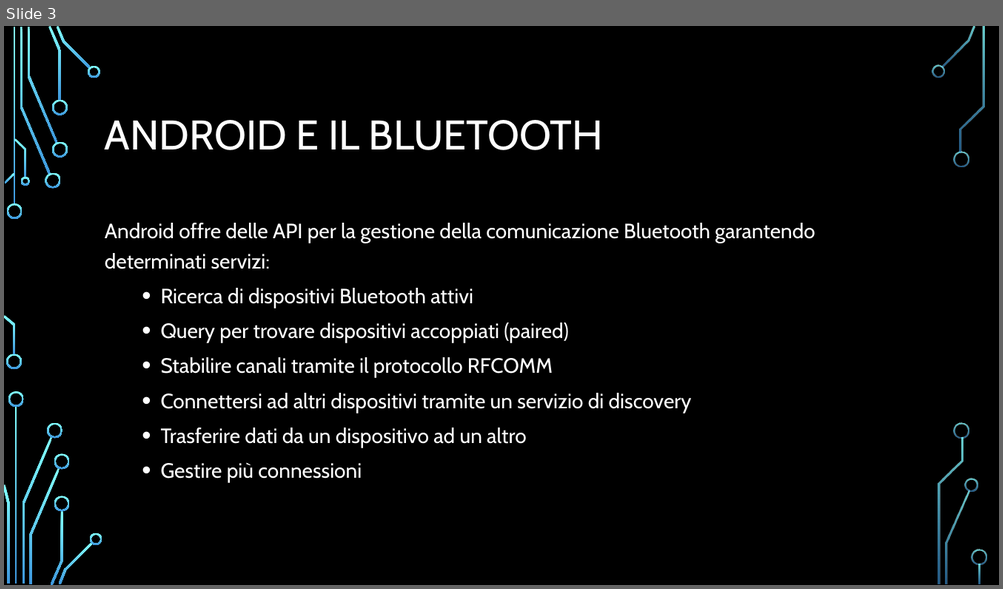
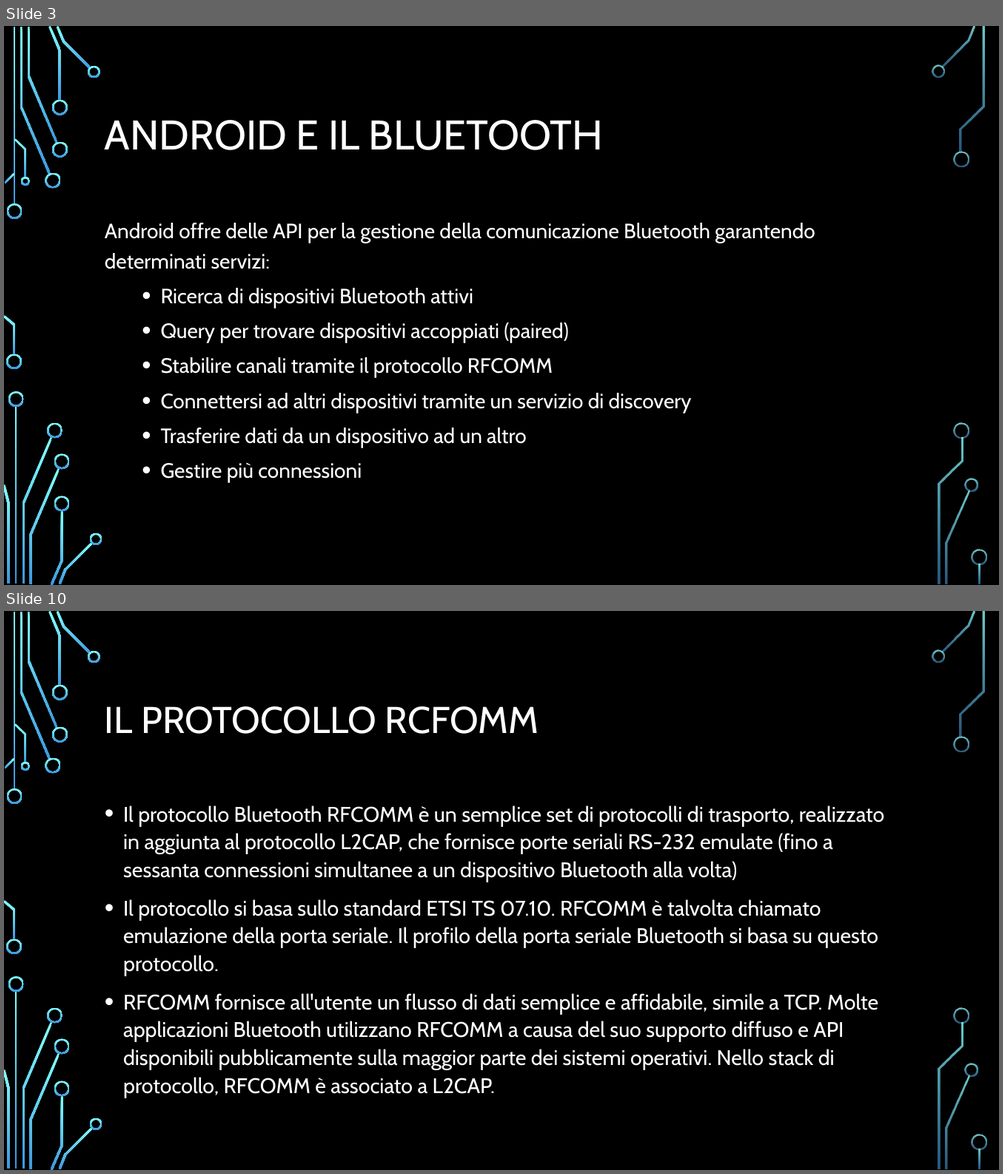
Before and after one commit to FNX-hub/ProgettoMP, a slide deck: Bluetooth.pptx. Shown one above the other, each under a label of ours: slide 3 before the commit, slides 3 and 10 after it; the slides between them are not shown. The pictures are 1003x589 and 1003x1174 pixels, drawn with LibreOffice and Linux fonts; fonts in the diff are those of the drawing; background and template pictures are left out. Boxes give left, top, right and bottom in pixels: in the first picture for what was removed or moved away, otherwise in the second. Text is boxed around its words. In the diff, an @@ line names an element or a change of style, - is before the commit and + after.

```diff
--- a/Bluetooth.pptx
+++ b/Bluetooth.pptx
@@ slide 10 added at box(4, 611, 999, 1170), background picture (left out); not listed: 36 template elements that a slide beside it also shows @@
@@ title added at box(105, 706, 539, 734), 36 pt, text #FFFFFF @@
+IL PROTOCOLLO RCFOMM
@@ text added at box(123, 806, 884, 1094), 20.4 pt, text #FFFFFF @@
+• Il protocollo Bluetooth RFCOMM è un semplice set di protocolli di trasporto, realizzato in aggiunta al protocollo L2CAP, che fornisce porte seriali RS-232 emulate (fino a sessanta connessioni simultanee a un dispositivo Bluetooth alla volta)
+• Il protocollo si basa sullo standard ETSI TS 07.10. RFCOMM è talvolta chiamato emulazione della porta seriale. Il profilo della porta seriale Bluetooth si basa su questo protocollo.
+• RFCOMM fornisce all'utente un flusso di dati semplice e affidabile, simile a TCP. Molte applicazioni Bluetooth utilizzano RFCOMM a causa del suo supporto diffuso e API disponibili pubblicamente sulla maggior parte dei sistemi operativi. Nello stack di protocollo, RFCOMM è associato a L2CAP.
```
Also in this commit, not shown: 2 slides changed, 8 other slides added.
